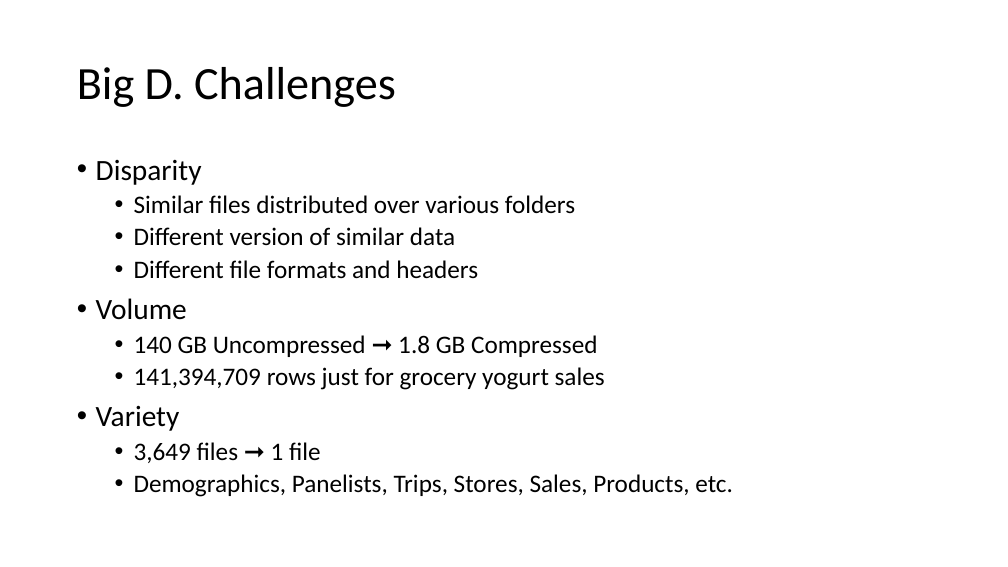
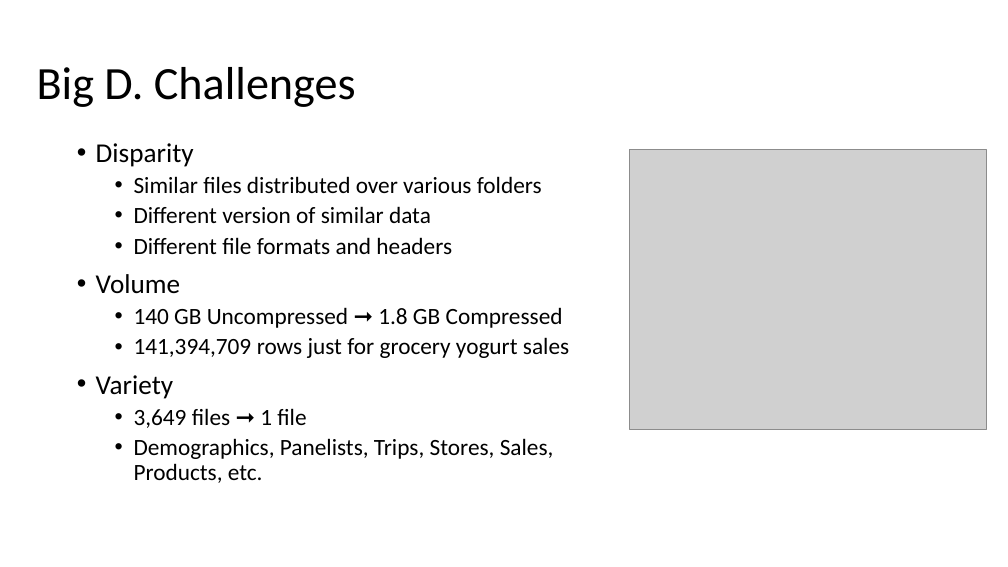
Before and after one commit to mGalarnyk/Machine_Learning_Froyo, a slide deck: slide 8 of Current_Powerpoint/Froyo_v2.pptx. Drawn at 1008x567 pixels with LibreOffice and Linux fonts; fonts in the diff are those of the drawing; grey boxes stand for pictures. Boxes give left, top, right and bottom in pixels: in the first picture for what was removed or moved away, otherwise in the second. Text is boxed around its words. In the diff, an @@ line names an element or a change of style, - is before the commit and + after.

```diff
--- a/Current_Powerpoint/Froyo_v2.pptx
+++ b/Current_Powerpoint/Froyo_v2.pptx
@@ title "Big D. Challenges": place and size @@
-title "Big D. Challenges" at [77,67,396,107]
+title "Big D. Challenges" at [37,67,356,107]
@@ text "Disparity": place and size @@
-text "Disparity" at [96,160,733,497]
+text "Disparity" at [96,143,569,483]
@@ text "Disparity" at [96,143,569,483]: size 28 to 25.9 pt in "Disparity", "Volume", "Variety"; size 24 to 22.2 pt @@
@@ picture added at [630,149,987,429] @@
```
Also in this commit, not shown: 1 other slide changed, 1 slide removed, 1 other file.
